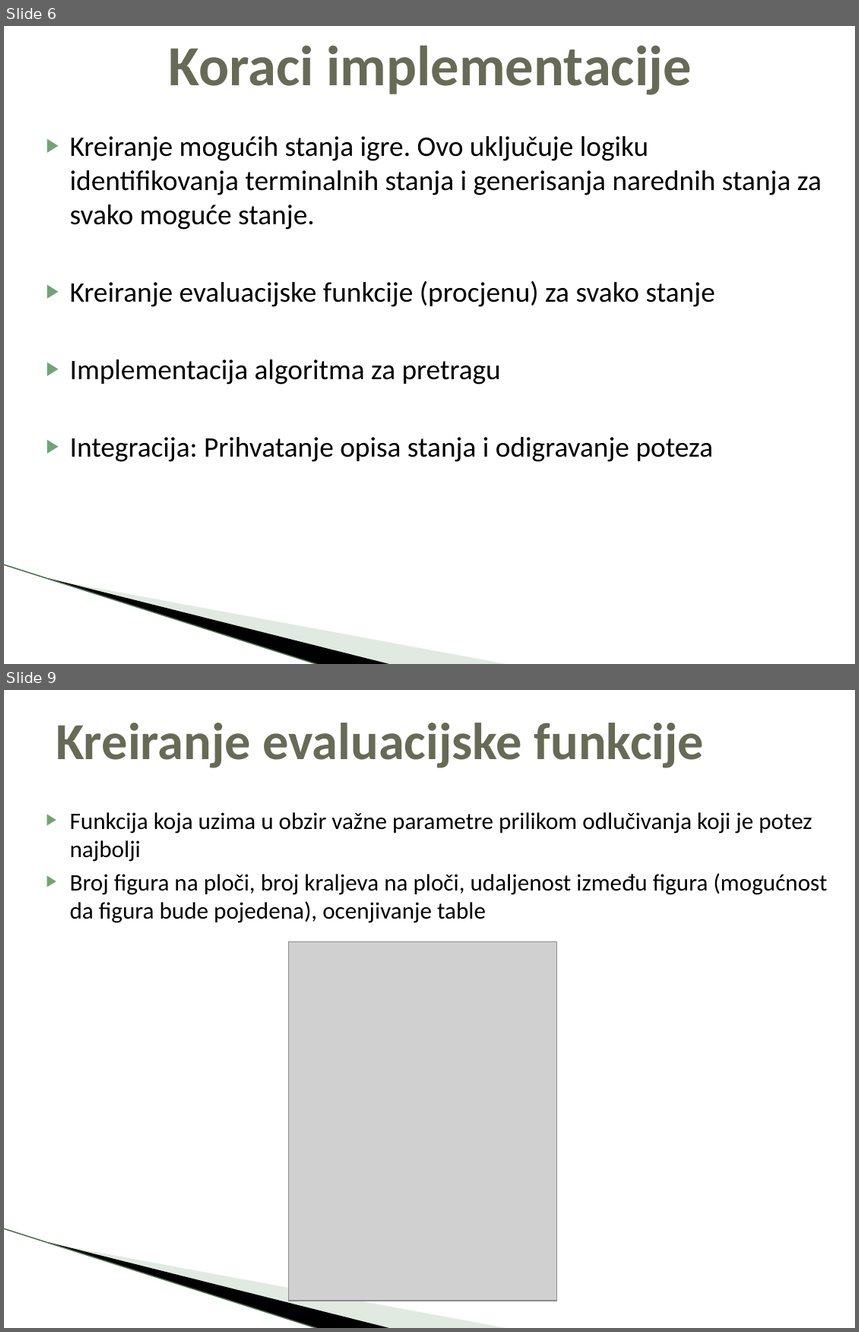
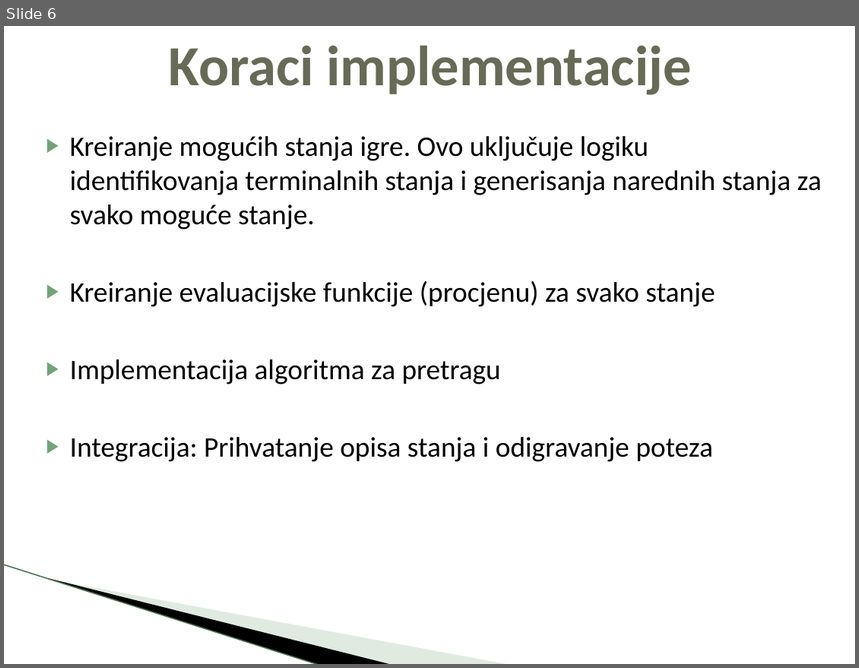
Before and after one commit to boimw/checkers, a slide deck: Projekat-Checkers.pptx. Shown one above the other, each under a label of ours: slides 6 and 9 before the commit, slide 6 after it; the slides between them are not shown. The pictures are 859x1332 and 859x668 pixels, drawn with LibreOffice and Linux fonts; fonts in the diff are those of the drawing; grey boxes stand for pictures; background and template pictures are left out. Boxes give left, top, right and bottom in pixels: in the first picture for what was removed or moved away, otherwise in the second. Text is boxed around its words. In the diff, an @@ line names an element or a change of style, - is before the commit and + after.

```diff
--- a/Projekat-Checkers.pptx
+++ b/Projekat-Checkers.pptx
@@ slide 9 removed at bbox=[4, 690, 855, 1328], background #FFFFFF; not listed: 3 template elements that a slide beside it also shows @@
@@ title removed at bbox=[56, 723, 705, 768] @@
-Kreiranje evaluacijske funkcije
@@ text removed at bbox=[70, 812, 828, 923] @@
-▶ Funkcija koja uzima u obzir važne parametre prilikom odlučivanja koji je potez najbolji
-▶ Broj figura na ploči, broj kraljeva na ploči, udaljenost između figura (mogućnost da figura bude pojedena), ocenjivanje table
@@ picture removed at bbox=[289, 942, 557, 1301] @@
```
Also in this commit, not shown: 8 slides changed, 12 slides added, 2 other slides removed, 15 other files.
